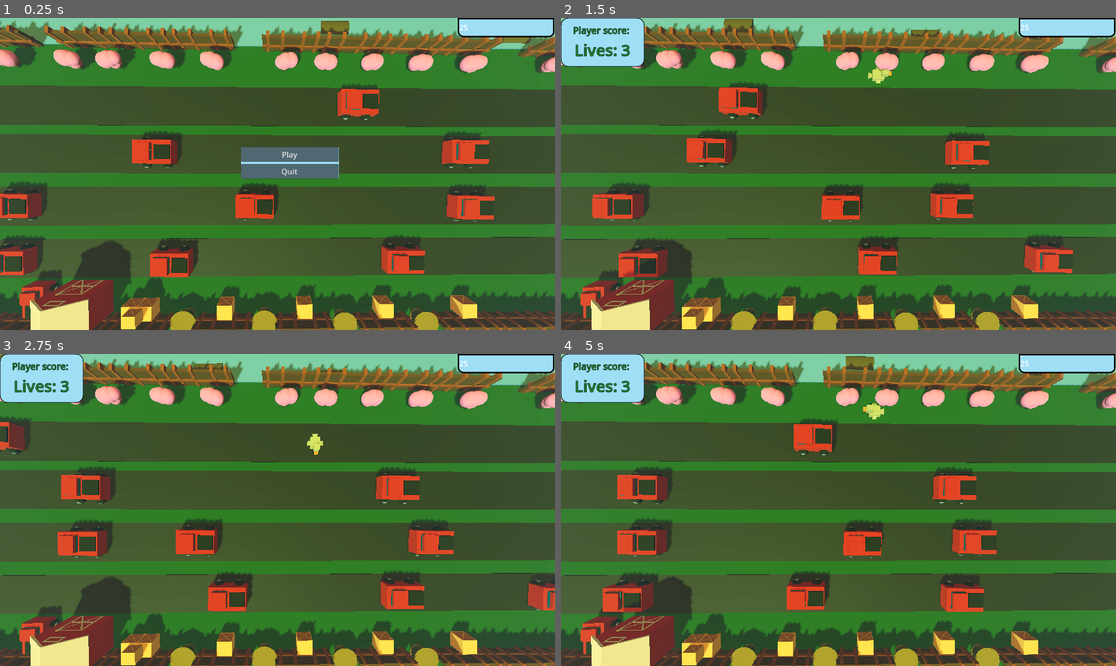
Above: before the commit, frames 1-4 (two rows, left to right).
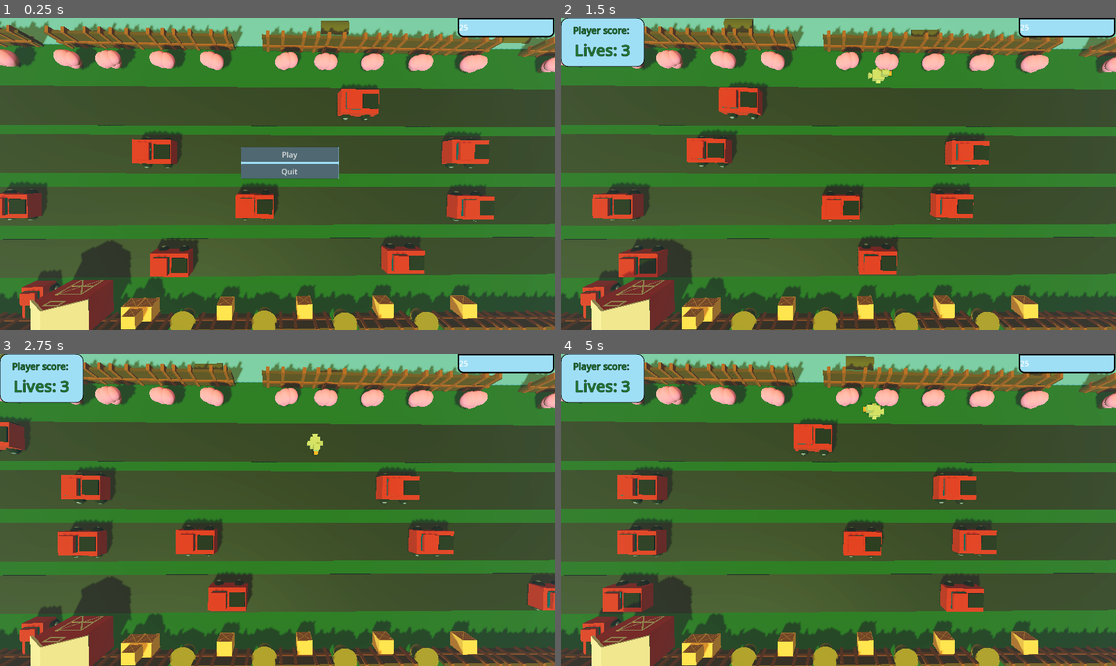
Above: after the commit, the same moments.

Repository: PushingPolygons/dangerxing-PCCDanny
Game: Godot game, scene res://Main/Main.tscn
The game is run twice, just before and just after one commit, with the same random seed, the same clock (stepped at 60 frames per second) and the same inputs.
Inputs:
- Up to frame 1 (0.25 s): no input
- Up to frame 2 (1.5 s): click "Play" at 0.5 s; hold D (move_right) from 1.28 s (still down)
- Up to frame 3 (2.75 s): release D (move_right) at 2.03 s; hold S (move_down) from 2.03 s (still down)
- Up to frame 4 (5 s): release S (move_down) at 2.78 s; hold D (move_right) 2.78-3.53 s; hold W (move_up) 3.53-4.28 s; hold A (move_left) from 4.28 s (still down)

The runs differ from the first frame. In frame 1, 0.7% of the frame differs, in the area x 0-9%, y 69-83%; in frame 2, 0.7%; in frame 3, 0.7%; in frame 4, 0.9%, in the area x 40-49%, y 69-82%.

Commit message:
barn roof was clipping
updated barn roof area

Diff:
--- a/Code/Main/Main.tscn
+++ b/Code/Main/Main.tscn
@@ -200,6 +200,7 @@
 
 [node name="Vehicle8" parent="Cars" instance=ExtResource("4_bruup")]
 transform = Transform3D(0.0127057, 0, 0.999919, 0, 1, 0, -0.999919, 0, 0.0127057, -17.8978, 0.543458, 6.44724)
+visible = false
 speed = 5.0
 is_safe = false
 
@@ -927,7 +928,7 @@
 mesh = SubResource("BoxMesh_ve1yp")
 
 [node name="BarnRoof" type="MeshInstance3D" parent="Barn/BarnBase"]
-transform = Transform3D(1.05408, 0, 0, 0, 0.322499, 0, 0, 0, 1.00526, 0.00268793, 0.661889, 0.0012126)
+transform = Transform3D(1.05408, 0, 0, 0, 0.322499, 0, 0, 0, 1.00526, 0.00268793, 0.65695, 0.0012126)
 material_override = SubResource("StandardMaterial3D_ig7ef")
 mesh = SubResource("PrismMesh_e7p0n")
 skeleton = NodePath("../..")
